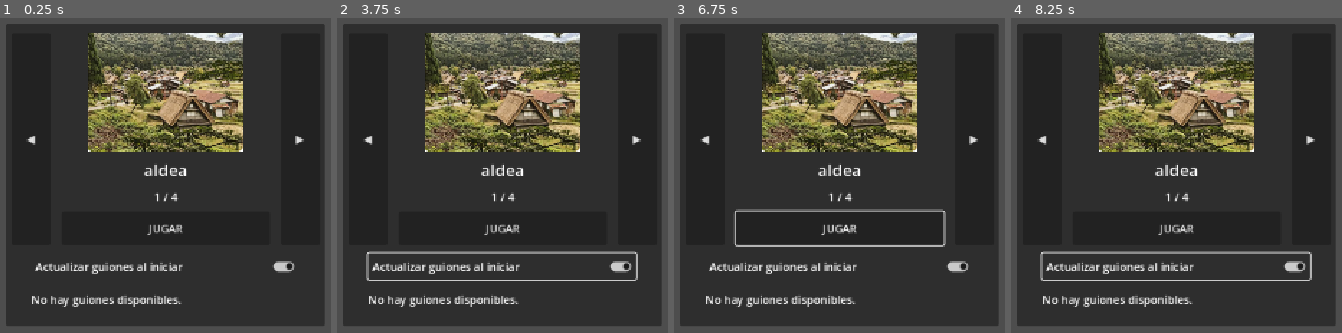
Above: before the commit, frames 1-4 (left to right).
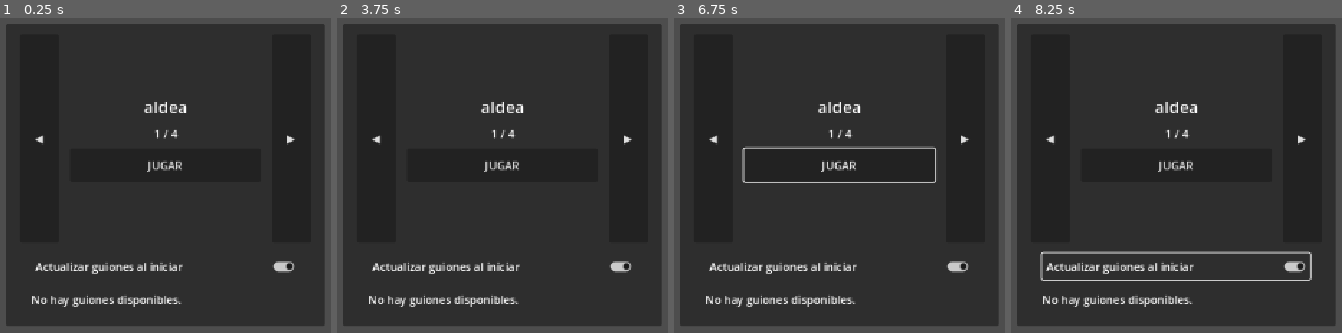
Above: after the commit, the same moments.

Repository: aik3n/ZeMobida
Game: Godot game, scene res://escenas/Game.tscn
Same seed, same stepped clock (60 frames per second), same inputs: the game is played once before the commit and once after it. The engine's default icon, where the game draws it, is replaced by a stand-in: a white triangle on a blue panel in a dark square.
Inputs (mouse positions are in pixels of both pictures, inside the frame that each line leads up to):
- Up to frame 1 (0.25 s): no input
- Up to frame 2 (3.75 s): tap Enter at 0.5, 2, 3.5 s; move the mouse to (outside the picture) at 0.52 s; hold Right (ui_right) 0.53-1.25 s; click (outside the picture) at 0.67 s; tap Space at 1.25, 2.75 s; drag from (346, 175) to (466, 244) at 1.27 s; move the mouse to (588, 55) at 2.02 s; hold Right (ui_right) 2.03-2.75 s; drag from (466, 244) to (outside the picture) at 2.77 s; move the mouse to (outside the picture) at 3.52 s; hold Left (ui_left) from 3.53 s (still down)
- Up to frame 3 (6.75 s): release Left (ui_left) at 4.25 s; tap Space at 4.25 s; drag from (outside the picture) to (723, 40) at 4.27 s; move the mouse to (882, 153) at 5.02 s; hold Down (ui_down) 5.03-5.75 s; click (882, 153) at 5.17 s; drag from (723, 40) to (683, 175) at 5.77 s; move the mouse to (outside the picture) at 6.52 s; hold Up (ui_up) from 6.53 s (still down)
- Up to frame 4 (8.25 s): release Up (ui_up) at 7.25 s; drag from (1020, 175) to (1140, 244) at 7.27 s; move the mouse to (1262, 55) at 8.02 s; hold Down (ui_down) from 8.03 s (still down)

The runs differ from the first frame. In frame 1, 16% of the frame differs, in the area x 7-92%, y 4-69%; in frame 2, 17%; in frame 3, 18%, in the area x 7-92%, y 4-73%; in frame 4, 16%.

Commit message:
unificar persistentes en setting

Diff:
--- a/godot/mapas/aldea.tscn
+++ b/godot/mapas/aldea.tscn
@@ -1,7 +1,6 @@
 [gd_scene format=3 uid="uid://c4kp2s7k8fxen"]
 
 [ext_resource type="PackedScene" uid="uid://dr8npeucorwqx" path="res://escenas/pnj.tscn" id="2_jns4i"]
-[ext_resource type="Texture2D" uid="uid://di4y2fkshmt31" path="res://art/preview/aldea.PNG" id="3_sru6s"]
 [ext_resource type="Texture2D" uid="uid://ddxmxgyyfy8mn" path="res://icon.svg" id="4_87o4k"]
 
 [sub_resource type="RectangleShape2D" id="RectangleShape2D_xw7ts"]
@@ -31,12 +30,6 @@
 nombre = "peter"
 sprite = ExtResource("4_87o4k")
 
-[node name="paco" parent="." unique_id=1383033262 instance=ExtResource("2_jns4i")]
-position = Vector2(458, 430)
-nombre = "paco"
-sprite = ExtResource("4_87o4k")
-tipo_seguimiento = 0
-
 [node name="SpawnPlayer" type="Marker2D" parent="." unique_id=957641453]
 position = Vector2(567, 301)
 
@@ -46,7 +39,8 @@
 position = Vector2(480.5, 118.5)
 shape = SubResource("RectangleShape2D_xw7ts")
 
-[node name="Preview" type="Sprite2D" parent="." unique_id=1403445782]
-visible = false
-position = Vector2(-392, -130)
-texture = ExtResource("3_sru6s")
+[node name="paco" parent="." unique_id=1383033262 instance=ExtResource("2_jns4i")]
+position = Vector2(458, 430)
+nombre = "paco"
+sprite = ExtResource("4_87o4k")
+tipo_seguimiento = 0
--- a/godot/scripts/dialogue_manager.gd
+++ b/godot/scripts/dialogue_manager.gd
@@ -17,8 +17,10 @@
 const DIALOGUE_FOLDER := "user://dialogues/"
 const DIALOGUE_ERROR_FILE := "user://dialogues/fallo.txt"
 
-const SAVE_FOLDER := "user://save/"
-const SAVE_FILE := "user://save/status.txt"
+const SETTINGS_FILE := "user://settings.cfg"
+const PLAYER_SECTION := "player"
+const PLAYER_KEY_XP := "xp"
+const PLAYER_KEY_INVENTORY := "inventory"
 
 
 func _ready() -> void:
@@ -307,47 +309,22 @@
 
 
 func load_player_status() -> void:
-	var file := FileAccess.open(
-		SAVE_FILE,
-		FileAccess.READ
-	)
-
-	if file == null:
+	var config := ConfigFile.new()
+	var error := config.load(SETTINGS_FILE)
+
+	if error == ERR_FILE_NOT_FOUND:
 		print(
-			"No existe partida guardada. "
+			"No existe estado guardado. "
 			+ "Se utilizarán los valores iniciales."
 		)
-
-		return
-
-	var status: Dictionary = {}
-
-	while not file.eof_reached():
-		var line: String = file.get_line().strip_edges()
-
-		if line.is_empty():
-			continue
-
-		if line.begins_with("#"):
-			continue
-
-		var separator: int = line.find("=")
-
-		if separator == -1:
-			continue
-
-		var key: String = line.substr(
-			0,
-			separator
-		).strip_edges()
-
-		var value: String = line.substr(
-			separator + 1
-		).strip_edges()
-
-		status[key] = value
-
-	file.close()
+		return
+
+	if error != OK:
+		push_warning(
+			"No se pudo cargar el estado del jugador."
+		)
+		return
+
 
 	var game = get_tree().current_scene
 
@@ -355,7 +332,6 @@
 		push_warning(
 			"No se encontró Game para cargar el estado."
 		)
-
 		return
 
 	var player = game.get("player_actual")
@@ -364,11 +340,16 @@
 		push_warning(
 			"No se encontró el Player para cargar el estado."
 		)
-
-		return
-
-	if status.has("xp"):
-		var saved_xp: int = int(status["xp"])
+		return
+
+	if config.has_section_key(PLAYER_SECTION, PLAYER_KEY_XP):
+		var saved_xp: int = int(
+			config.get_value(
+				PLAYER_SECTION,
+				PLAYER_KEY_XP,
+				0
+			)
+		)
 
 		player.xp = clamp(
 			saved_xp,
@@ -381,16 +362,15 @@
 
 	inventory.clear()
 
-	if status.has("inventory"):
-		var saved_items: PackedStringArray = str(
-			status["inventory"]
-		).split(
-			",",
-			false
-		)
-
-		for item in saved_items:
-			var clean_item: String = item.strip_edges().to_lower()
+	var saved_inventory = config.get_value(
+		PLAYER_SECTION,
+		PLAYER_KEY_INVENTORY,
+		PackedStringArray()
+	)
+
+	if saved_inventory is Array or saved_inventory is PackedStringArray:
+		for item in saved_inventory:
+			var clean_item: String = str(item).strip_edges().to_lower()
 
 			if clean_item.is_empty():
 				continue
@@ -413,7 +393,6 @@
 		push_warning(
 			"No se encontró Game para guardar el estado."
 		)
-
 		return
 
 	var player = game.get("player_actual")
@@ -422,59 +401,40 @@
 		push_warning(
 			"No se encontró el Player para guardar el estado."
 		)
-
-		return
-
-	var dir := DirAccess.open(
-		"user://"
-	)
-
-	if dir == null:
+		return
+
+	var config := ConfigFile.new()
+	var load_error := config.load(SETTINGS_FILE)
+
+	if load_error != OK and load_error != ERR_FILE_NOT_FOUND:
 		push_error(
-			"No se puede acceder a user://"
-		)
-
-		return
-
-	if not dir.dir_exists("save"):
-		var error := dir.make_dir("save")
-
-		if error != OK:
-			push_error(
-				"No se pudo crear la carpeta de guardado."
-			)
-
-			return
-
-	var file := FileAccess.open(
-		SAVE_FILE,
-		FileAccess.WRITE
-	)
-
-	if file == null:
+			"No se pudo cargar la configuración para guardar el estado."
+		)
+		return
+
+	config.set_value(
+		PLAYER_SECTION,
+		PLAYER_KEY_XP,
+		player.xp
+	)
+
+	config.set_value(
+		PLAYER_SECTION,
+		PLAYER_KEY_INVENTORY,
+		PackedStringArray(inventory)
+	)
+
+	var error := config.save(SETTINGS_FILE)
+
+	if error != OK:
 		push_error(
-			"No se pudo abrir el archivo de guardado."
-		)
-
-		return
-
-	file.store_line(
-		"# Estado de la partida"
-	)
-
-	file.store_line(
-		"xp=" + str(player.xp)
-	)
-
-	file.store_line(
-		"inventory=" + ",".join(inventory)
-	)
-
-	file.close()
+			"No se pudo guardar el estado del jugador."
+		)
+		return
 
 	print(
 		"Estado guardado. XP:",
-		 player.xp,
+		player.xp,
 		" Inventario:",
 		inventory
 	)
Not shown, changed: docs/ARCHITECTURE.md
Not shown, changed: docs/AUDIT.md
Not shown, changed: docs/DECISIONS.md
Not shown, changed: docs/DEVELOPMENT.md
